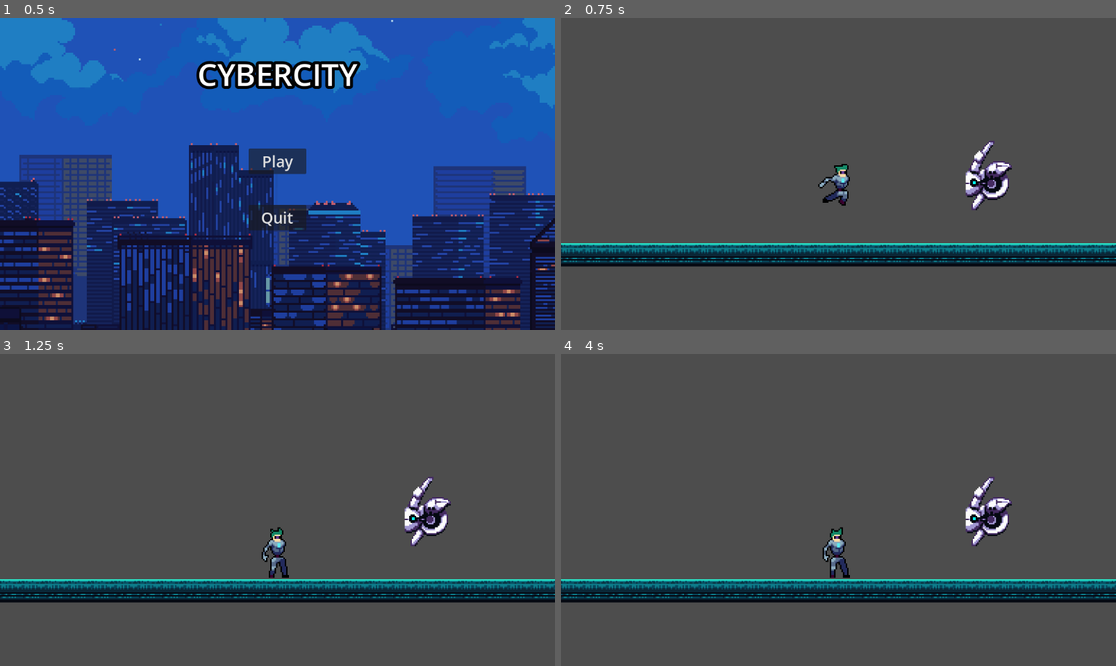
Above: before the commit, frames 1-4 (two rows, left to right).
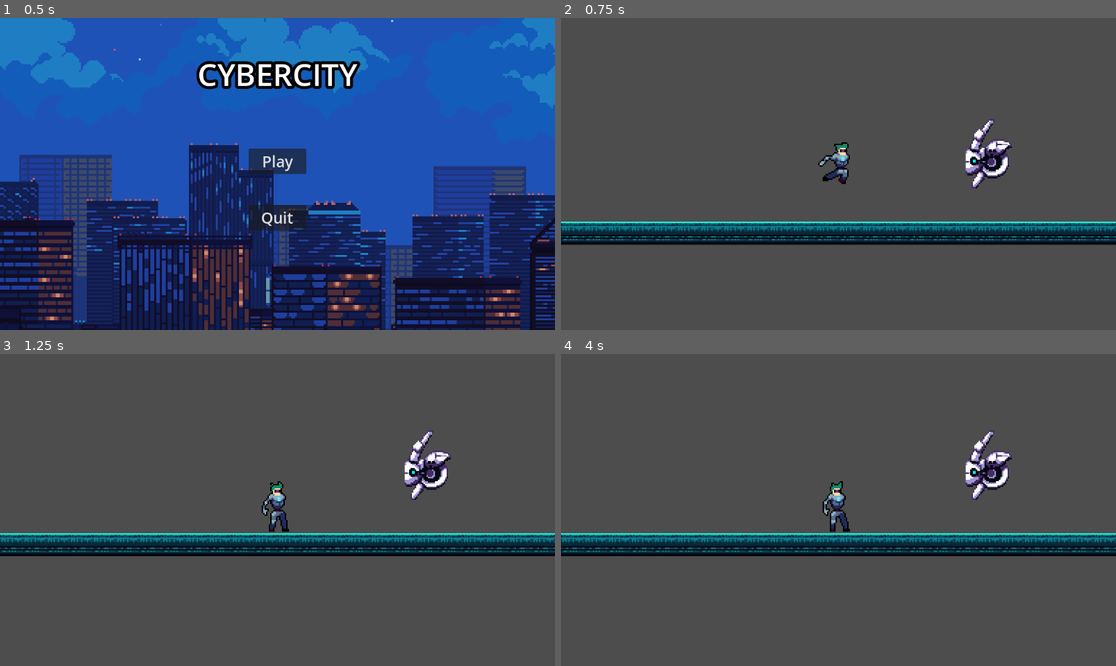
Above: after the commit, the same moments.

Repository: pranavReddy120/CyberCityV3
Game: Godot game, scene res://Scenes/main_menu.tscn
Two runs of this game, one before a commit and one after it. Both use one fixed random seed, a clock stepped at 60 frames per second and the inputs below.
Inputs:
- Up to frame 1 (0.5 s): no input
- Up to frame 2 (0.75 s): click "Play" at 0.5 s
- Up to frame 3 (1.25 s): no input
- Up to frame 4 (4 s): hold Right (right) 1.28-2.78 s; tap Space (shoot) at 1.35, 2.1, 2.85 s; tap Up (jump) at 1.52, 2.27 s; hold Left (left) 2.78-3.5 s; click "Play" at 3.5 s

Frame 1 is identical in both runs. In frame 2, 17% of the frame differs, in the area x 0-100%, y 32-80%; in frame 3, 17%; in frame 4, 17%, in the area x 0-100%, y 24-80%.

Commit message:
fixing broken stuff

Diff:
--- /dev/null
+++ b/Scenes/killzone.tscn
@@ -0,0 +1,11 @@
+[gd_scene load_steps=2 format=3 uid="uid://c12vp32p0xbv1"]
+
+[ext_resource type="Script" path="res://Scripts/killzone.gd" id="1_unhq0"]
+
+[node name="killzone" type="Area2D"]
+script = ExtResource("1_unhq0")
+
+[node name="Timer" type="Timer" parent="."]
+
+[connection signal="body_entered" from="." to="." method="_on_body_entered"]
+[connection signal="timeout" from="Timer" to="." method="_on_timer_timeout"]
--- a/Scenes/world.tscn
+++ b/Scenes/world.tscn
@@ -1,9 +1,10 @@
-[gd_scene load_steps=7 format=3 uid="uid://bff0gi8mqip4c"]
+[gd_scene load_steps=9 format=3 uid="uid://bff0gi8mqip4c"]
 
 [ext_resource type="Script" path="res://Scripts/world.gd" id="1_h0lro"]
 [ext_resource type="PackedScene" uid="uid://twwk2qsirfci" path="res://Scenes/player.tscn" id="1_nc7r2"]
 [ext_resource type="PackedScene" uid="uid://ck2to62dnqdjw" path="res://Scenes/enemy.tscn" id="2_yu0ta"]
 [ext_resource type="Texture2D" uid="uid://bw7lscyrufmgv" path="res://Assets/tileset.png" id="4_6bg3c"]
+[ext_resource type="PackedScene" uid="uid://c12vp32p0xbv1" path="res://Scenes/killzone.tscn" id="5_dh5ry"]
 
 [sub_resource type="TileSetAtlasSource" id="TileSetAtlasSource_mk11v"]
 texture = ExtResource("4_6bg3c")
@@ -44,13 +45,17 @@
 physics_layer_0/collision_layer = 1
 sources/1 = SubResource("TileSetAtlasSource_mk11v")
 
+[sub_resource type="WorldBoundaryShape2D" id="WorldBoundaryShape2D_xbygx"]
+distance = -118.0
+
 [node name="World" type="Node2D"]
 script = ExtResource("1_h0lro")
 
-[node name="Camera2D" type="Camera2D" parent="."]
+[node name="Player" parent="." instance=ExtResource("1_nc7r2")]
+
+[node name="Camera2D" type="Camera2D" parent="Player"]
 zoom = Vector2(3, 3)
-
-[node name="Player" parent="." instance=ExtResource("1_nc7r2")]
+limit_bottom = 200
 
 [node name="Enemy" parent="." instance=ExtResource("2_yu0ta")]
 position = Vector2(104, 0)
@@ -64,4 +69,9 @@
 format = 2
 layer_0/tile_data = PackedInt32Array(262132, 458753, 11, 262133, 458753, 11, 262134, 458753, 11, 262135, 458753, 11, 26 …(397 unchanged characters)…
 
+[node name="killzone" parent="." instance=ExtResource("5_dh5ry")]
+
+[node name="CollisionShape2D" type="CollisionShape2D" parent="killzone"]
+shape = SubResource("WorldBoundaryShape2D_xbygx")
+
 [connection signal="timeout" from="Enemy_Spawner" to="." method="_on_enemy_spawner_timeout"]
--- a/Scripts/enemy.gd
+++ b/Scripts/enemy.gd
@@ -11,7 +11,7 @@
 	elif body.is_in_group("player"):
 		body.get_node("AnimatedSprite2D").modulate = Color(1,0,0)
 		await get_tree().create_timer(0.2).timeout
-		body.queue_free()
+		body.get_node("CollisionShape2D").queue_free()
 		timer.start()
 
 
--- /dev/null
+++ b/Scripts/killzone.gd
@@ -0,0 +1,15 @@
+extends Area2D
+
+@onready var timer = $Timer
+var main_menu = preload("res://Scenes/main_menu.tscn")
+
+func _on_body_entered(body):
+	print("You died")
+	body.get_node("CollisionShape2D").queue_free()
+	timer.start()
+
+
+
+
+func _on_timer_timeout():
+	GameManager.transition_to_scene(main_menu.resource_path)
